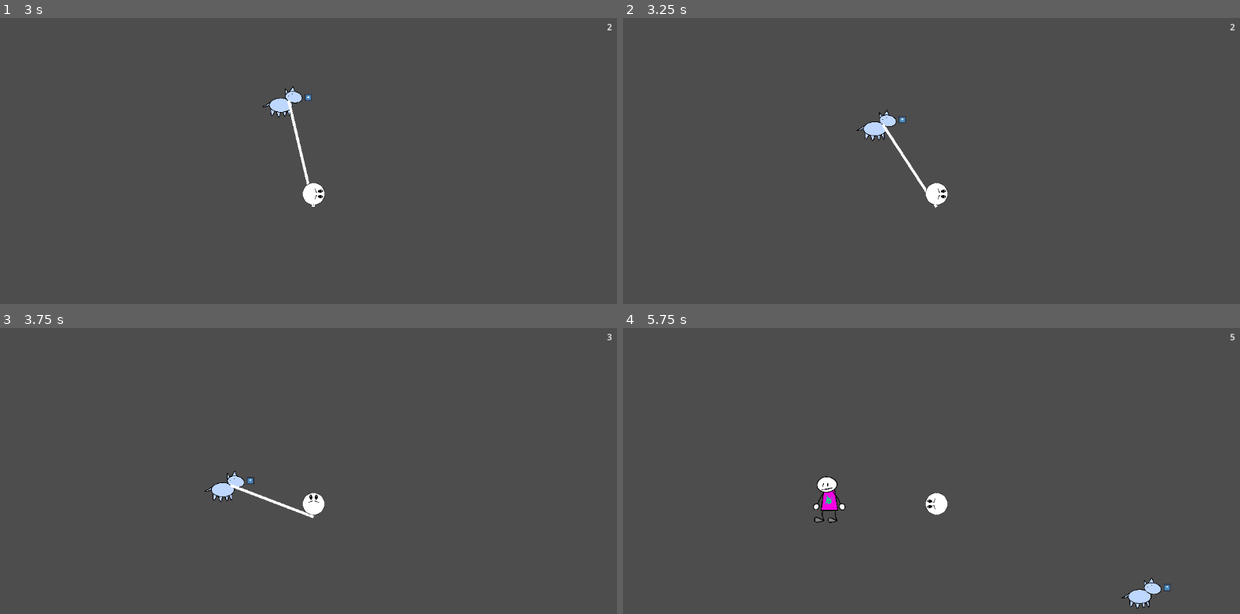
Above: before the commit, frames 1-4 (two rows, left to right).
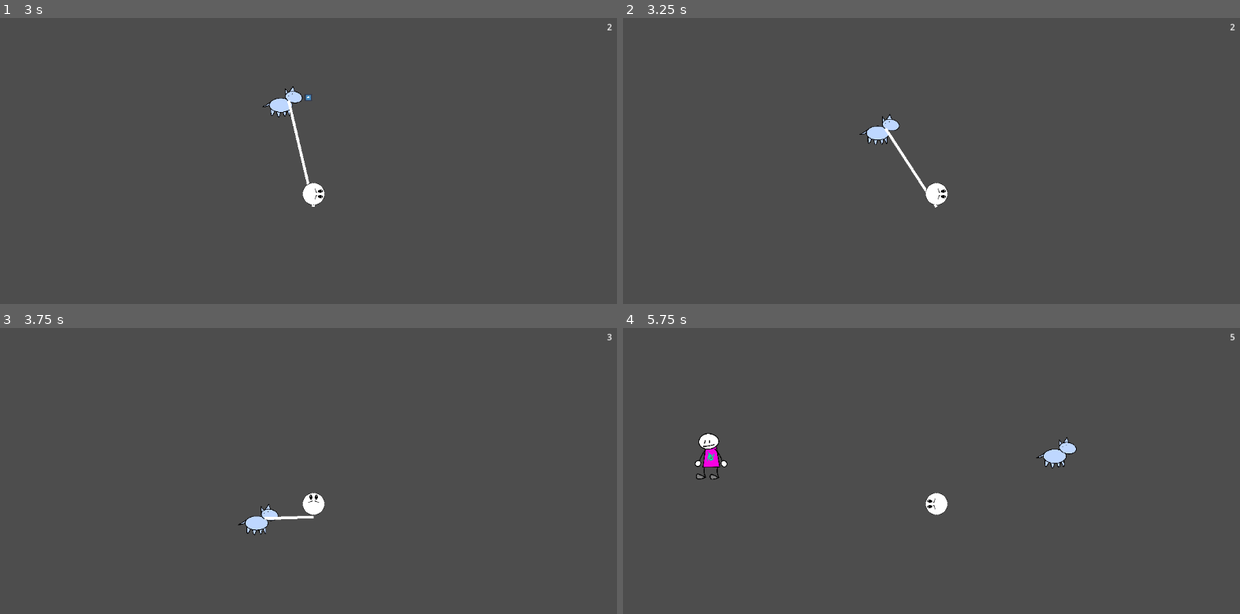
Above: after the commit, the same moments.

Repository: RandomPuddles/Un-Leashed
Game: Godot game, scene res://Scenes/mainMenu.tscn
Same seed, same stepped clock (60 frames per second), same inputs: the game is played once before the commit and once after it. The engine's default icon, where the game draws it, is replaced by a stand-in: a white triangle on a blue panel in a dark square.
Inputs (mouse positions are in pixels of both pictures, inside the frame that each line leads up to):
- Up to frame 1 (3 s): click "Stage 1" at 0.5 s; move the mouse to (450, 175) at 1.27 s; hold D (right) 1.28-2.03 s; tap Shift (dash) at 1.35, 2.85 s; move the mouse to (185, 212) at 2.02 s; hold S (down) 2.03-2.78 s; click (185, 212) at 2.1 s; move the mouse to (376, 115) at 2.77 s; hold D (right) from 2.78 s (still down)
- Up to frame 2 (3.25 s): keep holding D (right)
- Up to frame 3 (3.75 s): move the mouse to (283, 573) at 3.52 s; release D (right) at 3.53 s; hold W (up) from 3.53 s (still down); click (283, 573) at 3.6 s
- Up to frame 4 (5.75 s): move the mouse to (1122, 556) at 4.27 s; release W (up) at 4.28 s; hold A (left) from 4.28 s (still down); tap Shift (dash) at 4.35 s; move the mouse to (746, 450) at 5.02 s; click (746, 450) at 5.1 s

Frame 1 is identical in both runs. In frame 2, 0.3% of the frame differs, in the area x 37-49%, y 32-61%; in frame 3, 0.8%; in frame 4, 1.5%, in the area x 11-89%, y 36-99%.

Commit message:
Dog now eats interests!

Diff:
--- a/un-leashed/Scenes/dog.tscn
+++ b/un-leashed/Scenes/dog.tscn
@@ -55,3 +55,5 @@
 shape = SubResource("CircleShape2D_bno1h")
 
 [node name="Timer" type="Timer" parent="." unique_id=235442410]
+
+[node name="BiteTimer" type="Timer" parent="." unique_id=9386699]
--- a/un-leashed/Scripts/dog.gd
+++ b/un-leashed/Scripts/dog.gd
@@ -3,7 +3,11 @@
 
 @onready var detection_area: Area2D = $DetectionArea
 @onready var leash_anchor: Marker2D = $LeashAnchor
+@onready var biteArea: Area2D = $BiteArea
+@onready var biteTimer: Timer = $BiteTimer
+var biteTarget: Node2D
 
+@export var biteStartup: float = 1.0
 @export var walkForce: float = 50.0
 @export var runForce: float = 1000.0
 @export var maxSpeed: float = 2000.0
@@ -18,9 +22,36 @@
 func _ready() -> void:
 	detection_area.body_entered.connect(onInterest)
 	detection_area.body_exited.connect(onInterestGone)
+	biteArea.body_entered.connect(onBiteStart) # Called when interest enters dog's bite range
+	biteArea.body_exited.connect(onPossibleBiteTargetExit)
+	biteTimer.timeout.connect(onBiteTime)
 	timer.timeout.connect(onTimeout)
 	randTimeStart()
 	randomDirection()
+	biteTimer.autostart = false
+	biteTimer.one_shot = true
+
+# Called when interest enters dog's bite range
+func onBiteStart(body: Node2D):
+	if body.is_in_group("Interest"):
+		biteTarget = body
+		biteTimer.start(1)
+
+# Called when it's time for dog to eat interest
+func onBiteTime():
+	biteTarget.queue_free()
+	biteTarget = null
+	targetInterest = null
+	interested = false
+	fear = false
+
+func onPossibleBiteTargetExit(body: Node2D):
+	if body == biteTarget:
+		biteTarget = null
+		targetInterest = null
+		interested = false
+		fear = false
+		biteTimer.stop() # Stops timer before interest is eaten
 
 func _physics_process(_delta: float) -> void:
 	# Run at target if interested
